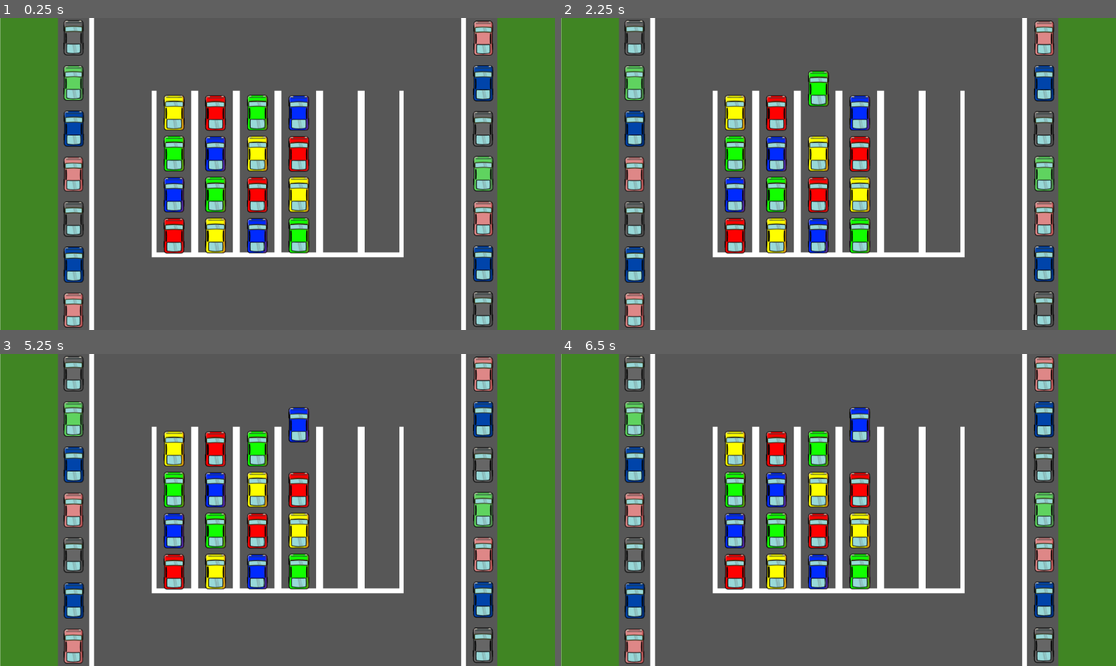
Above: before the commit, frames 1-4 (two rows, left to right).
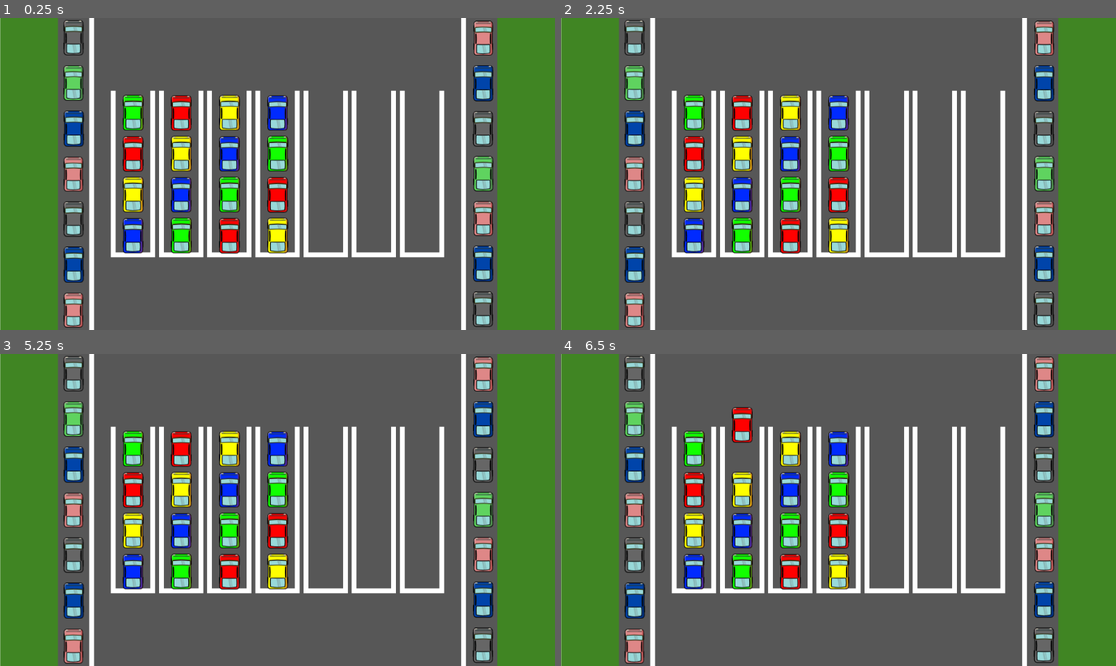
Above: after the commit, the same moments.

Repository: SamiErenBayhan/GodotBallSortPuzzle
Game: Godot game, scene res://Scenes/main.tscn
The game is run twice, just before and just after one commit, with the same random seed, the same clock (stepped at 60 frames per second) and the same inputs. Before the commit the project starts from res://main.tscn.
Inputs (mouse positions are in pixels of both pictures, inside the frame that each line leads up to):
- Up to frame 1 (0.25 s): no input
- Up to frame 2 (2.25 s): tap Enter at 0.5, 2 s; move the mouse to (733, 170) at 0.52 s; click (733, 170) at 0.67 s; tap Space at 1.25 s; move the mouse to (777, 170) at 1.27 s; click (777, 170) at 1.42 s; move the mouse to (816, 170) at 2.02 s; click (816, 170) at 2.17 s
- Up to frame 3 (5.25 s): tap Space at 2.75, 4.25 s; move the mouse to (299, 506) at 2.77 s; click (299, 506) at 2.92 s; tap Enter at 3.5 s; move the mouse to (338, 506) at 3.52 s; click (338, 506) at 3.67 s; move the mouse to (382, 506) at 4.27 s; click (382, 506) at 4.42 s; move the mouse to (305, 510) at 5.02 s; click (305, 510) at 5.17 s
- Up to frame 4 (6.5 s): move the mouse to (755, 432) at 5.77 s; click (755, 432) at 5.92 s

The runs differ from the first frame. In frame 1, 18% of the frame differs, in the area x 19-81%, y 23-77%; in frame 2, 19%; in frame 3, 19%; in frame 4, 19%, in the area x 19-81%, y 16-77%.

Commit message:
Çalışıyor ama bazı hatalar var

Diff:
--- a/Tube.tscn
+++ b/Scenes/Tube.tscn
@@ -1,14 +1,14 @@
 [gd_scene format=3 uid="uid://bm0qpuchlry4l"]
 
-[ext_resource type="Script" uid="uid://dho8ttyd26iqf" path="res://tube.gd" id="1_fm3gm"]
-[ext_resource type="Texture2D" uid="uid://cvwoqu4wr5oed" path="res://ParkingPlace.png" id="2_ft0pj"]
+[ext_resource type="Script" uid="uid://dho8ttyd26iqf" path="res://Scripts/tube.gd" id="1_nggg5"]
+[ext_resource type="Texture2D" uid="uid://cvwoqu4wr5oed" path="res://Assets/ParkingPlace.png" id="2_wn1j0"]
 
 [sub_resource type="RectangleShape2D" id="RectangleShape2D_fm3gm"]
 size = Vector2(71, 335)
 
 [node name="Tube" type="Area2D" unique_id=1572788644]
 light_mask = 2
-script = ExtResource("1_fm3gm")
+script = ExtResource("1_nggg5")
 
 [node name="CollisionShape2D" type="CollisionShape2D" parent="." unique_id=1748954773]
 position = Vector2(0, -4.5)
@@ -16,5 +16,5 @@
 
 [node name="Sprite2D" type="Sprite2D" parent="." unique_id=763960931]
 scale = Vector2(0.95871013, 1.0177515)
-texture = ExtResource("2_ft0pj")
+texture = ExtResource("2_wn1j0")
 region_rect = Rect2(594, 191.5, 94, 338)
--- a/ball.tscn
+++ b/Scenes/ball.tscn
@@ -1,6 +1,6 @@
 [gd_scene format=3 uid="uid://dsn8y3tmt77oq"]
 
-[ext_resource type="Script" uid="uid://cdstc8cy4lbp4" path="res://ball.gd" id="2_41u45"]
+[ext_resource type="Script" uid="uid://cdstc8cy4lbp4" path="res://Scripts/ball.gd" id="1_d60mj"]
 
 [node name="Ball" type="Node2D" unique_id=1233219801]
 visibility_layer = 2
@@ -8,6 +8,6 @@
 texture_filter = 1
 position = Vector2(7.6293945e-06, 0)
 scale = Vector2(1.0537635, 1.0666667)
-script = ExtResource("2_41u45")
+script = ExtResource("1_d60mj")
 
 [node name="Sprite2D" type="Sprite2D" parent="." unique_id=704758553]
--- a/main.tscn
+++ b/Scenes/main.tscn
@@ -1,14 +1,14 @@
 [gd_scene format=3 uid="uid://c7bdmaujudlae"]
 
-[ext_resource type="Script" uid="uid://djdjq00qvgfwm" path="res://main.gd" id="1_0xm2m"]
-[ext_resource type="Texture2D" uid="uid://cpm837eqeko3y" path="res://CarSortPuzzleBackGround (2).png" id="2_0xm2m"]
+[ext_resource type="Script" uid="uid://djdjq00qvgfwm" path="res://Scripts/main.gd" id="1_bo1nx"]
+[ext_resource type="Texture2D" uid="uid://cpm837eqeko3y" path="res://Assets/CarSortPuzzleBackGround (2).png" id="2_8gbba"]
 
 [node name="Main" type="Node2D" unique_id=1608288079]
-script = ExtResource("1_0xm2m")
+script = ExtResource("1_bo1nx")
 
 [node name="Sprite2D" type="Sprite2D" parent="." unique_id=889853609]
 position = Vector2(576.2, 324)
 scale = Vector2(0.99965274, 1.0125)
-texture = ExtResource("2_0xm2m")
+texture = ExtResource("2_8gbba")
 region_enabled = true
 region_rect = Rect2(64, 40, 1152, 640)
--- a/ball.gd
+++ b/Scripts/ball.gd
@@ -6,10 +6,5 @@
 # 🚀 RESMİ DEĞİŞTİREN SİHİRLİ FONKSİYON
 func set_car_sprite(color_name: String, texture_file: Texture2D):
 	ball_color_name = color_name
-
 	# Sahnenin içindeki Sprite2D düğümüne ulaşıp resmini (texture) güncelliyoruz
 	$Sprite2D.texture = texture_file
-
-	# Eğer eski kodlardan kalan bir modulate boyaması varsa onu iptal edip
-	# arabanın kendi orijinal camını, tekerleğini, rengini pırıl pırıl gösteriyoruz
-	$Sprite2D.modulate = Color.WHITE
--- a/main.gd
+++ b/Scripts/main.gd
@@ -1,54 +1,54 @@
 extends Node2D
 
-const TUBE_SCENE = preload("res://Tube.tscn")
-const BALL_SCENE = preload("res://Ball.tscn")
-
+const TUBE_SCENE = preload("res://Scenes/Tube.tscn")
+const BALL_SCENE = preload("res://Scenes/ball.tscn")
 const HOVER_HEIGHT = 50
 
-const GAME_COLORS = {
-	"Kırmızı":preload("res://RedCar.png") ,
-	"Mavi": preload("res://BlueCar.png"),
-	"Yeşil": preload("res://GreenCar.png"),
-	"Gri": preload("res://YellowCar.png")
+const CAR_COLORS = {
+	"Red":preload("res://Assets/RedCar.png") ,
+	"Blue": preload("res://Assets/BlueCar.png"),
+	"Green": preload("res://Assets/GreenCar.png"),
+	"Yellow": preload("res://Assets/YellowCar.png")
 }
 
 var selected_tube = null
+var current_level: int = 3
+var all_levels_data: Dictionary = {} #Json'ın duracağı yer.
 
 func _ready():
-	var test_level = [
-		["Kırmızı", "Mavi", "Yeşil", "Gri"],
-		["Gri", "Yeşil", "Mavi", "Kırmızı"],
-		["Mavi", "Kırmızı", "Gri", "Yeşil"],
-		["Yeşil", "Gri", "Kırmızı", "Mavi"],
-		[], # Boş tüp 1
-		[]  # Boş tüp 2
-	]
-	build_level(test_level)
+	load_levels_from_json()
+	build_level()
 
-func build_level(level_data: Array):
-	# Ekrana elinle milimetrik grid çiziyoruz:
+func build_level():
+
+	var level_key = str(current_level)
+	if not all_levels_data.has(level_key):
+		print("HATA: JSON dosyasında Level " + level_key + " bulunamadı!")
+		return
+
+	var level_data = all_levels_data[level_key]
 	var screen_size = get_viewport_rect().size
 	var screen_width = screen_size.x
 	var screen_height = screen_size.y
-
-	var spacing_x = screen_width * 0.075 # Ekran genişliğinin %15'i kadar yan yana boşluk
-	var total_spacing_x = 0.8 * spacing_x
-	var start_x = (screen_width - total_spacing_x) / 3
+	var tube_count = level_data.size()
+	var spacing_x = 100.0
+	var total_group_width = (tube_count - 1) * spacing_x
+	var start_x = (screen_width - total_group_width) / 2.0
 	var row_1_y = screen_height * 0.50 # Üst satır ekranın yukarısından %30 aşağıda dursun
 
-	for i in range(level_data.size()):
+	for i in range(tube_count):
 		var new_tube = TUBE_SCENE.instantiate()
 		new_tube.name = "Tube_" + str(i)
-		new_tube.global_position = Vector2(start_x + (i * spacing_x), row_1_y)
+		var tube_x = start_x + (i * spacing_x)
+		new_tube.global_position = Vector2(tube_x, row_1_y)
 		add_child(new_tube)
-		# Godot'nun en sağlam, orijinal tıklama bağlantısı:
-		new_tube.input_event.connect(_on_tube_clicked.bind(new_tube))
+		new_tube.input_event.connect(_on_tube_clicked.bind(new_tube))#tüpleri ekleyip onları tıklanabilir yapıyoruz.
 
-		# Topları dizme mantığı (Dünya koordinatıyla pürüzsüz çalışır)
+		# Arabaları dizme mantığı
 		var tube_colors = level_data[i]
 		for color_name in tube_colors:
 			var new_ball = BALL_SCENE.instantiate()
-			var target_color = GAME_COLORS[color_name]
+			var target_color = CAR_COLORS[color_name]
 			new_ball.set_car_sprite(color_name, target_color)
 
 			new_ball.global_position = new_tube.get_next_available_position()
@@ -58,7 +58,9 @@
 
 
 func _on_tube_clicked(viewport: Node, event: InputEvent, shape_idx: int, clicked_tube: Area2D):
+
 	if event is InputEventMouseButton and event.button_index == MOUSE_BUTTON_LEFT and event.pressed:
+
 		var from_tube = selected_tube
 		var to_tube = clicked_tube
 
@@ -95,27 +97,50 @@
 			var target_pos = to_tube.get_next_available_position()
 			var transit_y = from_tube.global_position.y - 250
 
-			# Araba önce park yerinden dikey olarak yukarı, koridora fırlar
-			#İvmelenerek Hızlanma: .set_trans(Tween.TRANS_QUAD)\
-			#Sakince yavaşlama: .set_ease(Tween.EASE_OUT)
 			tween.tween_property(ball_to_move, "global_position:y", transit_y, 0.4)\
 			.set_trans(Tween.TRANS_QUAD)\
 			.set_ease(Tween.EASE_OUT)
 
-			tween.tween_property(ball_to_move, "rotation", deg_to_rad(90), 0.5)\
-			.set_trans(Tween.TRANS_CUBIC)\
+			if target_pos.x > ball_to_move.global_position.x:
+				tween.tween_property(ball_to_move, "rotation", deg_to_rad(90), 0.5)\
+				.set_trans(Tween.TRANS_CUBIC)\
+				.set_ease(Tween.EASE_OUT)
+
+			elif target_pos.x < ball_to_move.global_position.x:
+				tween.tween_property(ball_to_move, "rotation", deg_to_rad(-90), 0.5)\
+				.set_trans(Tween.TRANS_CUBIC)\
+				.set_ease(Tween.EASE_OUT)
+
+			tween.tween_property(ball_to_move, "global_position:x", target_pos.x, 0.4)\
+			.set_trans(Tween.TRANS_QUAD)\
 			.set_ease(Tween.EASE_OUT)
-			# Araba havada süzülerek hedef tüpün tam kapağının üstüne gelir
-			tween.tween_property(ball_to_move, "global_position:x", target_pos.x, 0.4)\
-			.set_trans(Tween.TRANS_QUAD)
 
 			tween.tween_property(ball_to_move, "rotation", deg_to_rad(0), 0.5)\
-			.set_trans(Tween.TRANS_QUAD)
-			#Tam ağzına hizalanınca, yukarıdan aşağıya doğru park yerine süzülür
+				.set_trans(Tween.TRANS_CUBIC)\
+				.set_ease(Tween.EASE_OUT)
+
 			tween.tween_property(ball_to_move, "global_position:y", target_pos.y, 0.5)\
 			.set_trans(Tween.TRANS_CUBIC)\
 			.set_ease(Tween.EASE_OUT)
 
-			# 3. Yeni park yerinin hafızasına arabayı ekle
 			to_tube.ball_stack.append(ball_to_move)
 			selected_tube = null
+
+func load_levels_from_json():
+	var file_path = "res://levels.json"
+	if FileAccess.file_exists(file_path):
+		var file = FileAccess.open(file_path, FileAccess.READ)
+		var json_text = file.get_as_text()
+		file.close()
+
+		# Metni Godot'nun anlayacağı Dictionary formatına çeviriyoruz
+		var json = JSON.new()
+		var error = json.parse(json_text)
+
+		if error == OK:
+			all_levels_data = json.data
+			print("Bölümler başarıyla yüklendi! Toplam Bölüm: ", all_levels_data.size())
+		else:
+			print("JSON ayrıştırma hatası! Satır: ", json.get_error_line())
+	else:
+		print("HATA: levels.json dosyası bulunamadı!")
--- /dev/null
+++ b/levels.json
@@ -0,0 +1,24 @@
+{
+  "1": [
+	["Red", "Blue", "Red", "Blue"],
+	["Blue", "Red", "Blue", "Red"],
+	[],
+	[]
+  ],
+  "2": [
+	["Yellow", "Green", "Yellow", "Green"],
+	["Green", "Red", "Green", "Red"],
+	["Red", "Yellow", "Red", "Yellow"],
+	[],
+	[]
+  ],
+  "3": [
+	["Blue", "Yellow", "Red", "Green"],
+	["Green", "Blue", "Yellow", "Red"],
+	["Red", "Green", "Blue", "Yellow"],
+	["Yellow", "Red", "Green", "Blue"],
+	[],
+	[],
+	[]
+  ]
+}
--- a/project.godot
+++ b/project.godot
@@ -13,7 +13,7 @@
 config/name="GodotBallSortPuzzle"
 run/main_scene="uid://c7bdmaujudlae"
 config/features=PackedStringArray("4.6", "Forward Plus")
-config/icon="res://icon.svg"
+config/icon="res://Assets/icon.svg"
 
 [physics]
 
Renamed: BlueCar.png -> Assets/BlueCar.png
Not shown, changed: Assets/BlueCar.png.import
Renamed: CarSortPuzzleBackGround (2).png -> Assets/CarSortPuzzleBackGround (2).png
Not shown, changed: Assets/CarSortPuzzleBackGround (2).png.import
Renamed: GreenCar.png -> Assets/GreenCar.png
Not shown, changed: Assets/GreenCar.png.import
Renamed: ParkingPlace.png -> Assets/ParkingPlace.png
Not shown, changed: Assets/ParkingPlace.png.import
Renamed: RedCar.png -> Assets/RedCar.png
Not shown, changed: Assets/RedCar.png.import
Renamed: YellowCar.png -> Assets/YellowCar.png
Not shown, changed: Assets/YellowCar.png.import
(and 7 more such lines)
